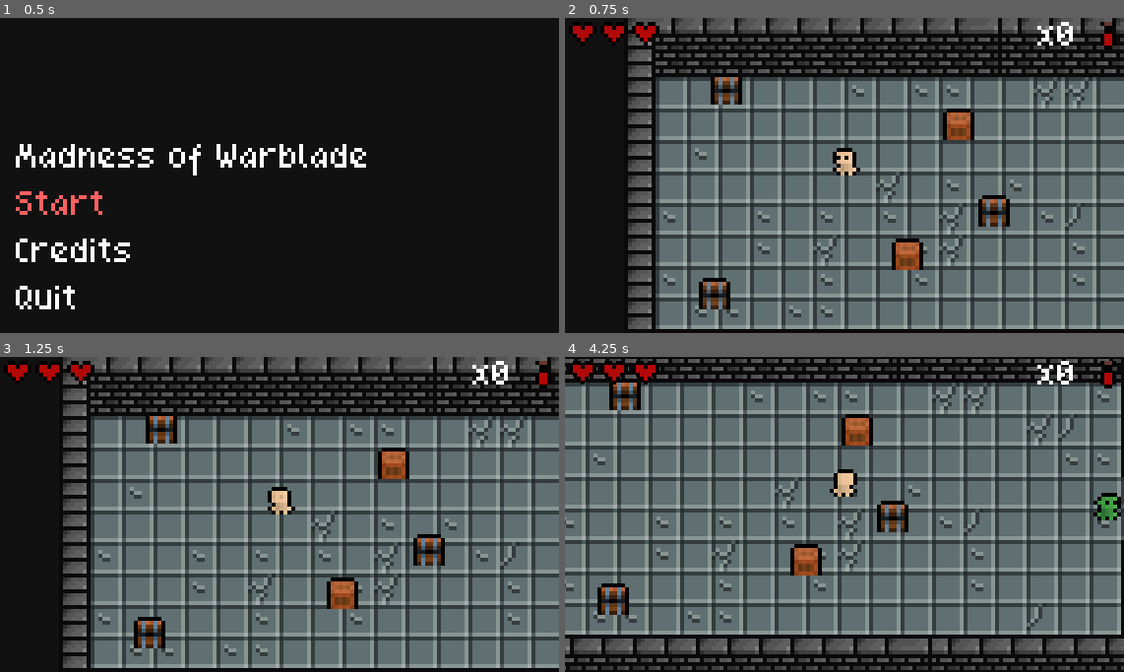
Above: before the commit, frames 1-4 (two rows, left to right).
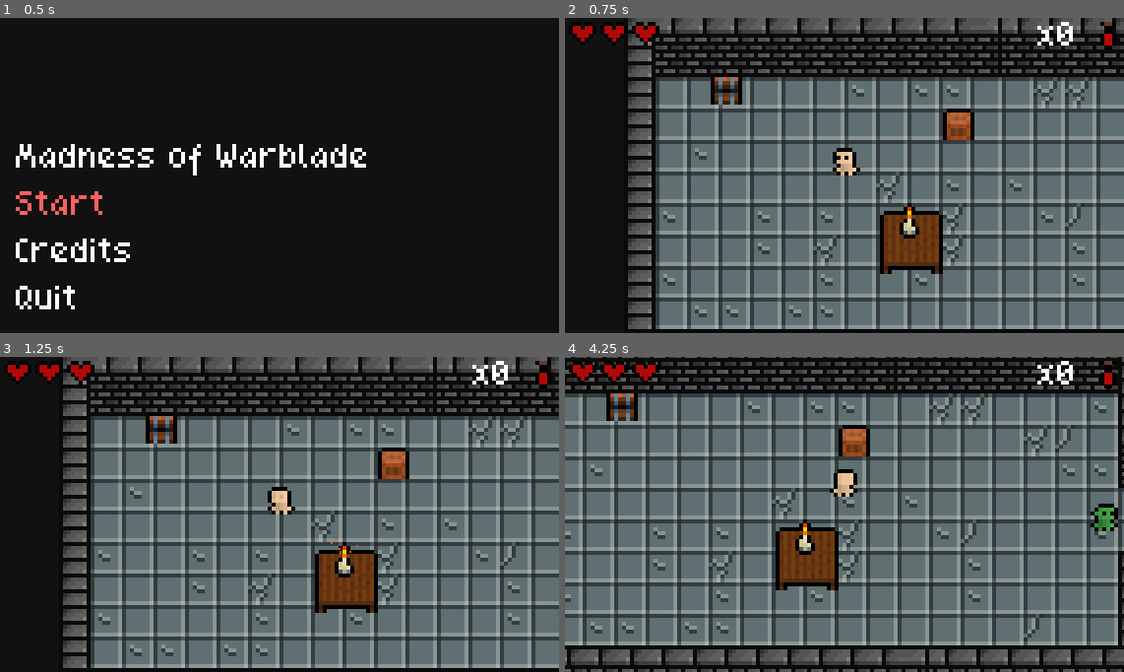
Above: after the commit, the same moments.

Repository: mai-soup/madness-of-warblade
Game: Godot game, scene res://UI/MainMenu.tscn
Two runs of this game, one before a commit and one after it. Both use one fixed random seed, a clock stepped at 60 frames per second and the inputs below.
Inputs:
- Up to frame 1 (0.5 s): no input
- Up to frame 2 (0.75 s): click "Start" at 0.5 s
- Up to frame 3 (1.25 s): no input
- Up to frame 4 (4.25 s): tap Enter at 1.25 s; hold D (move_right) 1.28-2.03 s; tap Space (attack) every 0.75 s from 1.35 to 3.6 s; hold S (move_down) 2.03-2.78 s; hold D (move_right) 2.78-3.53 s; hold W (move_up) from 3.53 s (still down)

Frame 1 is identical in both runs. In frame 2, 3.2% of the frame differs, in the area x 23-80%, y 56-93%; in frame 3, 3.2%; in frame 4, 64%, in the area x 0-100%, y 0-100%.

Commit message:
add chair prop, fix candle z-index, add collision shape to chests

Diff:
--- a/Props/Candle.tscn
+++ b/Props/Candle.tscn
@@ -32,6 +32,7 @@
 color = Color( 0.996078, 0.447059, 0.12549, 1 )
 
 [node name="Candle" type="Node2D"]
+z_index = 1
 
 [node name="Flame" type="Sprite" parent="."]
 position = Vector2( 1, -7 )
--- /dev/null
+++ b/Props/Chair.tscn
@@ -0,0 +1,20 @@
+[gd_scene load_steps=4 format=2]
+
+[ext_resource path="res://_Assets/Props/Minifantasy_DungeonProps.png" type="Texture" id=1]
+
+[sub_resource type="AtlasTexture" id=1]
+atlas = ExtResource( 1 )
+region = Rect2( 152, 24, 32, 16 )
+
+[sub_resource type="RectangleShape2D" id=2]
+extents = Vector2( 3, 4.5 )
+
+[node name="Chair" type="StaticBody2D"]
+
+[node name="Sprite" type="Sprite" parent="."]
+texture = SubResource( 1 )
+hframes = 4
+
+[node name="CollisionShape2D" type="CollisionShape2D" parent="."]
+position = Vector2( 0, 2.5 )
+shape = SubResource( 2 )
--- a/Props/Chest.tscn
+++ b/Props/Chest.tscn
@@ -99,7 +99,12 @@
 [sub_resource type="CircleShape2D" id=4]
 radius = 9.05539
 
-[node name="Chest" type="Node2D"]
+[sub_resource type="RectangleShape2D" id=6]
+extents = Vector2( 4, 4 )
+
+[node name="Chest" type="StaticBody2D"]
+collision_layer = 2
+collision_mask = 0
 script = ExtResource( 2 )
 
 [node name="Sprite" type="Sprite" parent="."]
@@ -123,4 +128,7 @@
 [node name="AudioStreamPlayer2D" type="AudioStreamPlayer2D" parent="."]
 volume_db = -4.0
 
+[node name="CollisionShape2D" type="CollisionShape2D" parent="."]
+shape = SubResource( 6 )
+
 [connection signal="body_entered" from="Area2D" to="." method="_on_Area2D_body_entered"]
--- a/World.tscn
+++ b/World.tscn
@@ -13,6 +13,8 @@
 [ext_resource path="res://Props/Sign.tscn" type="PackedScene" id=11]
 [ext_resource path="res://Props/Chest.tscn" type="PackedScene" id=12]
 [ext_resource path="res://Props/Crate.tscn" type="PackedScene" id=13]
+[ext_resource path="res://Props/Table.tscn" type="PackedScene" id=14]
+[ext_resource path="res://Props/Candle.tscn" type="PackedScene" id=15]
 
 [sub_resource type="NavigationPolygon" id=50]
 vertices = PoolVector2Array( 8, 8, 0, 8, 0, 0, 8, 0 )
@@ -1777,22 +1779,19 @@
 
 [node name="Tables" type="YSort" parent="YSort"]
 
+[node name="Candle" parent="YSort/Tables" instance=ExtResource( 15 )]
+position = Vector2( 64, 57 )
+
+[node name="Table" parent="YSort/Tables" instance=ExtResource( 14 )]
+position = Vector2( 65, 65 )
+
 [node name="Chests" type="YSort" parent="YSort"]
 
 [node name="Chest" parent="YSort/Chests" instance=ExtResource( 12 )]
 position = Vector2( 18, 19 )
 
-[node name="Chest2" parent="YSort/Chests" instance=ExtResource( 12 )]
-position = Vector2( 15, 71 )
-
-[node name="Chest3" parent="YSort/Chests" instance=ExtResource( 12 )]
-position = Vector2( 86, 50 )
-
 [node name="Crate" parent="YSort/Chests" instance=ExtResource( 13 )]
 position = Vector2( 77, 32 )
-
-[node name="Crate2" parent="YSort/Chests" instance=ExtResource( 13 )]
-position = Vector2( 64, 65 )
 
 [node name="Camera2D" type="Camera2D" parent="."]
 position = Vector2( 48, 41 )
Not shown: 1 places in Props/Chest.tscn that only renumber resources
Not shown: 1 places in World.tscn that only renumber resources
